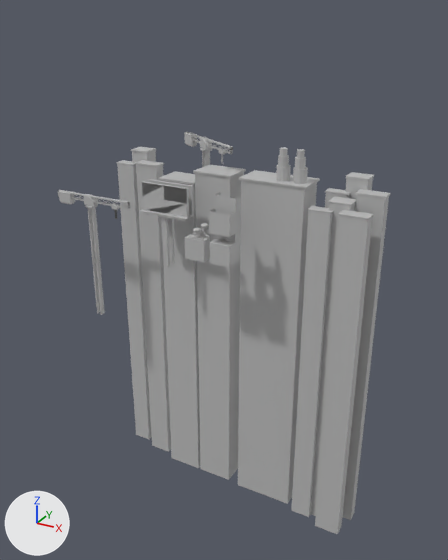
What one commit did to the FBX model Assets/Meshes/MainAssets.fbx.
Rendered twice from a 50 mm camera at (1.365, -2.233, 0.94) aimed at (-0.012, 0.271, -0.312). The lights are fixed; the arrows at lower left show +X, +Y and +Z. Where no turn or scale is listed for an object, it has been applied to the vertices.

Names of what the first picture shows: 'Background1', 'Background2', 'Background3', 'Background4', 'Building1', 'Building2', 'Crane', 'Sign'.
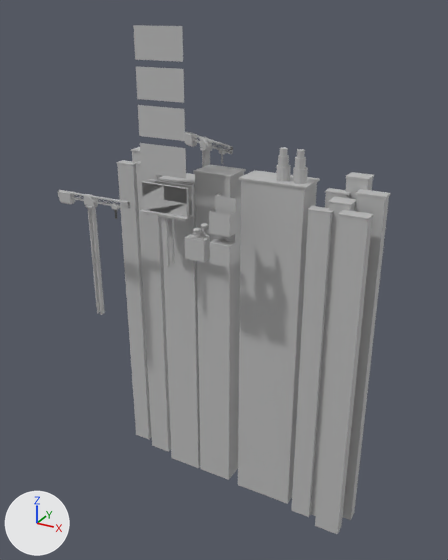
Edits to the bpy script that builds the scene:
```text
Add me_mesh_031:
    me_mesh_031.from_pydata([(-0.122, 0.0, 0.068), (0.122, 0.0, 0.068), (-0.122, 0.0, -0.068), (0.122, 0.0, -0.068)], [], [(2, 3, 1, 0)])
    me_mesh_031.materials.append(mat_lambert1)  # grey #bcbcbc
Add me_mesh_030:
    me_mesh_030.from_pydata([(-0.122, 0.0, 0.068), (0.122, 0.0, 0.068), (-0.122, 0.0, -0.068), (0.122, 0.0, -0.068)], [], [(2, 3, 1, 0)])
    me_mesh_030.materials.append(mat_lambert1)  # grey #bcbcbc
Add me_mesh_032:
    me_mesh_032.from_pydata([(-0.122, 0.0, 0.068), (0.122, 0.0, 0.068), (-0.122, 0.0, -0.068), (0.122, 0.0, -0.068)], [], [(2, 3, 1, 0)])
    me_mesh_032.materials.append(mat_lambert1)  # grey #bcbcbc
Add me_mesh_029:
    me_mesh_029.from_pydata([(-0.122, 0.0, 0.068), (0.122, 0.0, 0.068), (-0.122, 0.0, -0.068), (0.122, 0.0, -0.068)], [], [(2, 3, 1, 0)])
    me_mesh_029.materials.append(mat_lambert1)  # grey #bcbcbc
Add ob_signin3:
    ob_signin3 = bpy.data.objects.new('SignIn3', me_mesh_031)
    ob_signin3.location = (-0.219, 0.075, 0.637)
Add ob_signin2:
    ob_signin2 = bpy.data.objects.new('SignIn2', me_mesh_030)
    ob_signin2.location = (-0.219, 0.075, 0.475)
Add ob_signin4:
    ob_signin4 = bpy.data.objects.new('SignIn4', me_mesh_032)
    ob_signin4.location = (-0.219, 0.075, 0.802)
Add ob_signin1:
    ob_signin1 = bpy.data.objects.new('SignIn1', me_mesh_029)
    ob_signin1.location = (-0.219, 0.075, 0.307)
```

Pixel boxes (x1, y1, x2, y2) of what changed, in the pictures (448 x 560 px):
'SignIn4', added: after (133, 25, 183, 62)
'SignIn3', added: after (136, 66, 184, 103)
'SignIn2', added: after (138, 105, 185, 141)
'SignIn1', added: after (140, 143, 186, 179)
